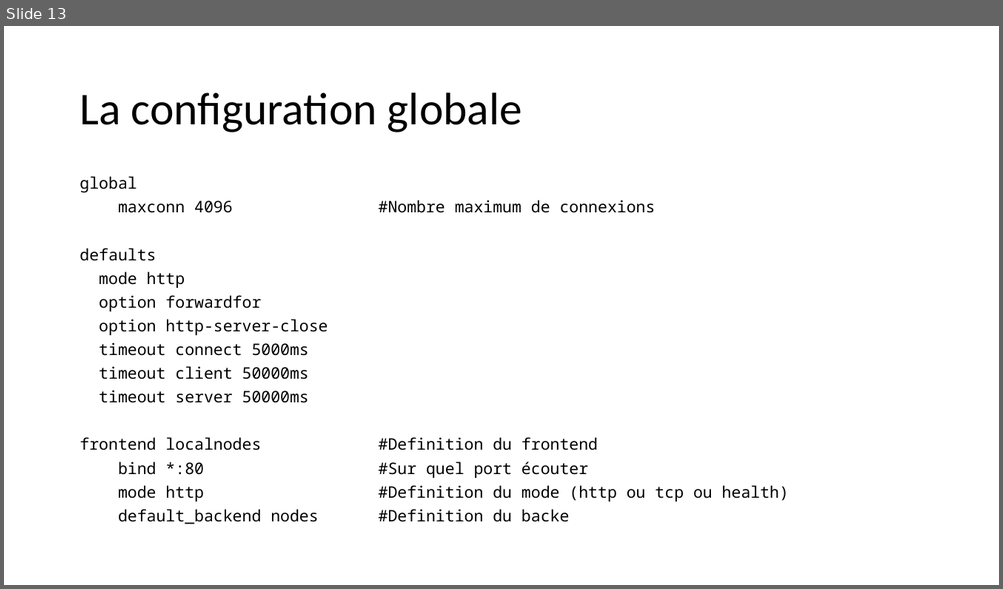
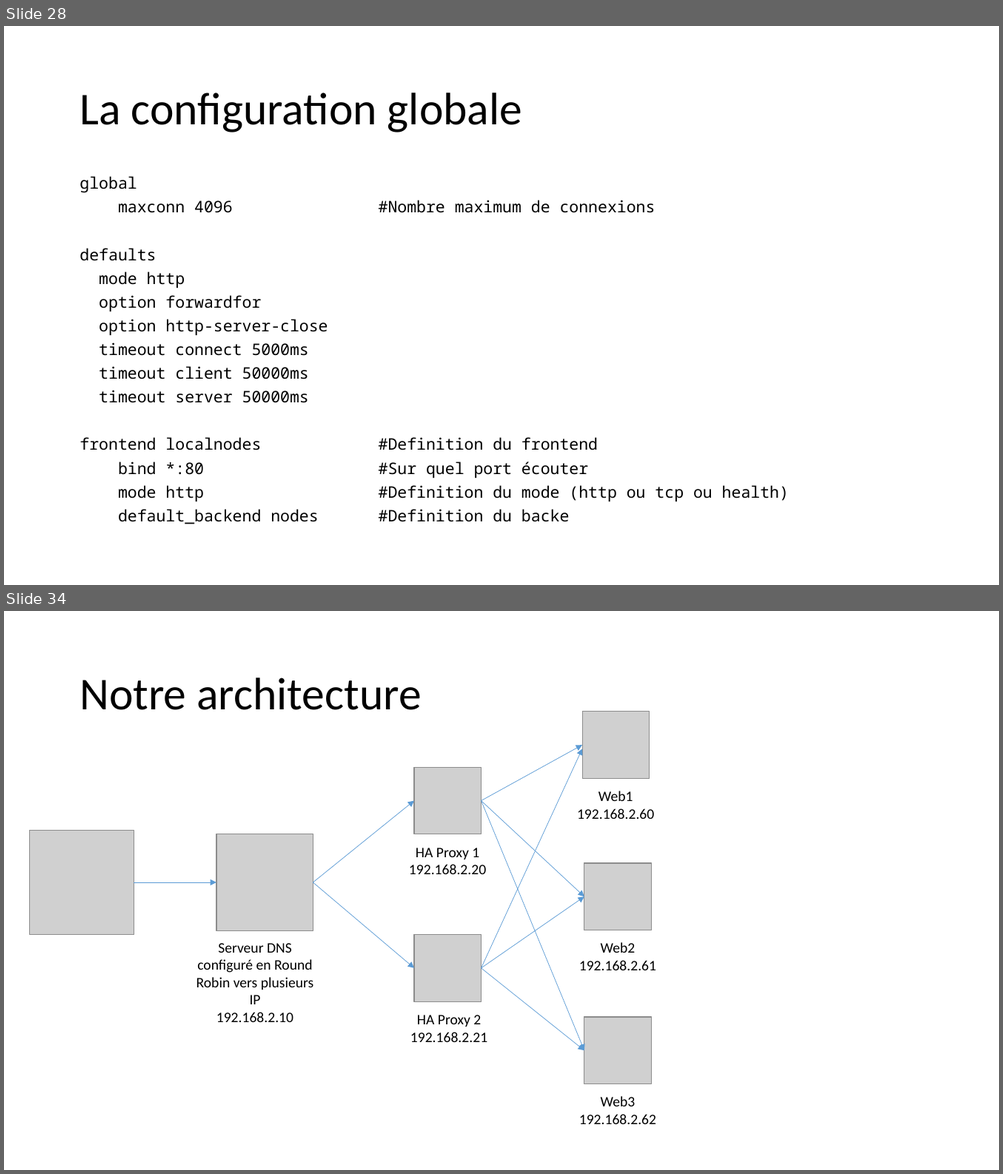
Before and after one commit to jeremysalmon/coursSystemeReparti, a slide deck: systeme_reparti.pptx. Shown one above the other, each under a label of ours: slide 13 before the commit, slides 28 and 34 after it; the slides between them are not shown. The pictures are 1003x589 and 1003x1174 pixels, drawn with LibreOffice and Linux fonts; fonts in the diff are those of the drawing; grey boxes stand for pictures. Boxes give left, top, right and bottom in pixels: in the first picture for what was removed or moved away, otherwise in the second. Text is boxed around its words. In the diff, an @@ line names an element or a change of style, - is before the commit and + after.

```diff
--- a/systeme_reparti.pptx
+++ b/systeme_reparti.pptx
@@ slide 34 added at [4,611,999,1170], background #FFFFFF @@
@@ title added at [79,678,421,710], 44 pt, text #000000 @@
+Notre architecture
@@ picture added at [582,712,649,779] @@
@@ arrow added from (481, 801) to (582, 745), #5B9BD5 0.5 pt @@
@@ arrow added from (481, 968) to (582, 749), #5B9BD5 0.5 pt @@
@@ picture added at [415,768,481,834] @@
@@ arrow added from (313, 883) to (415, 801), #5B9BD5 0.5 pt @@
@@ arrow added from (481, 801) to (584, 897), #5B9BD5 0.5 pt @@
@@ arrow added from (481, 801) to (584, 1051), #5B9BD5 0.5 pt @@
@@ text added at [577,791,654,819], 14 pt, text #000000 @@
+Web1
+192.168.2.60
@@ picture added at [29,830,134,935] @@
@@ picture added at [216,834,313,931] @@
@@ text added at [409,848,486,874], 14 pt, text #000000 @@
+HA Proxy 1
+192.168.2.20
@@ picture added at [584,863,652,931] @@
@@ arrow added from (134, 883) to (216, 883), #5B9BD5 0.5 pt @@
@@ arrow added from (313, 883) to (415, 968), #5B9BD5 0.5 pt @@
@@ arrow added from (481, 968) to (584, 897), #5B9BD5 0.5 pt @@
@@ text added at [196,943,314,1022], 14 pt, text #000000 @@
+Serveur DNS configuré en Round Robin vers plusieurs IP
+192.168.2.10
@@ picture added at [415,935,481,1002] @@
@@ text added at [579,943,656,971], 14 pt, text #000000 @@
+Web2
+192.168.2.61
@@ arrow added from (481, 968) to (584, 1051), #5B9BD5 0.5 pt @@
@@ text added at [410,1015,487,1042], 14 pt, text #000000 @@
+HA Proxy 2
+192.168.2.21
@@ picture added at [584,1017,652,1085] @@
@@ text added at [579,1096,656,1125], 14 pt, text #000000 @@
+Web3
+192.168.2.62
@@ what was slide 13 is now slide 28 @@
```
Also in this commit, not shown: 2 slides changed, 18 other slides added.
